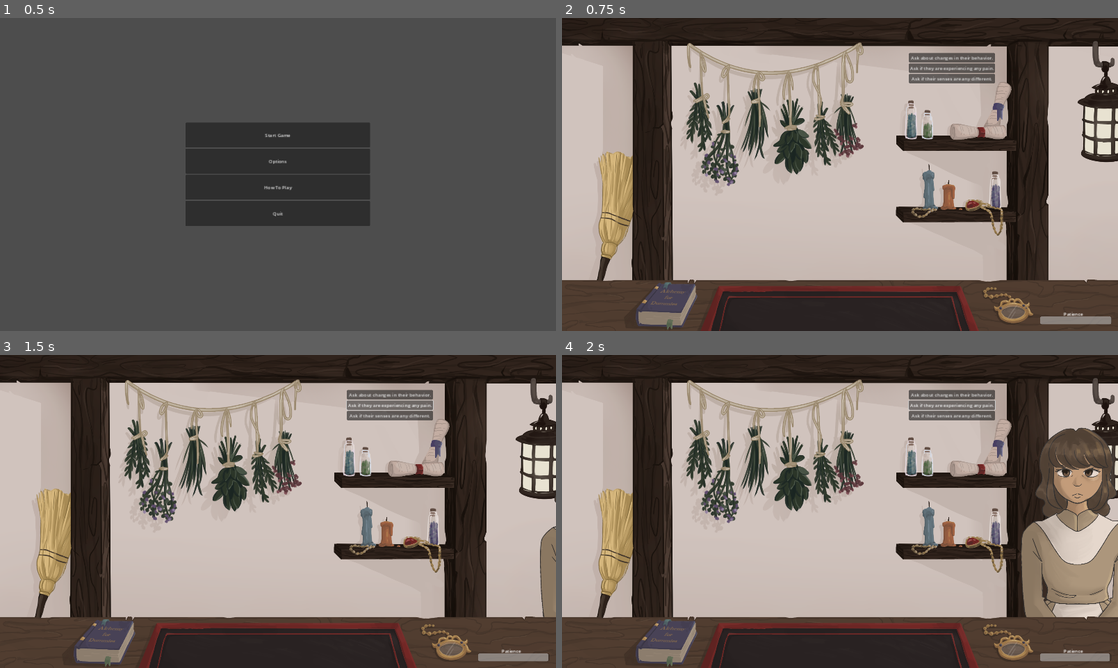
Above: before the commit, frames 1-4 (two rows, left to right).
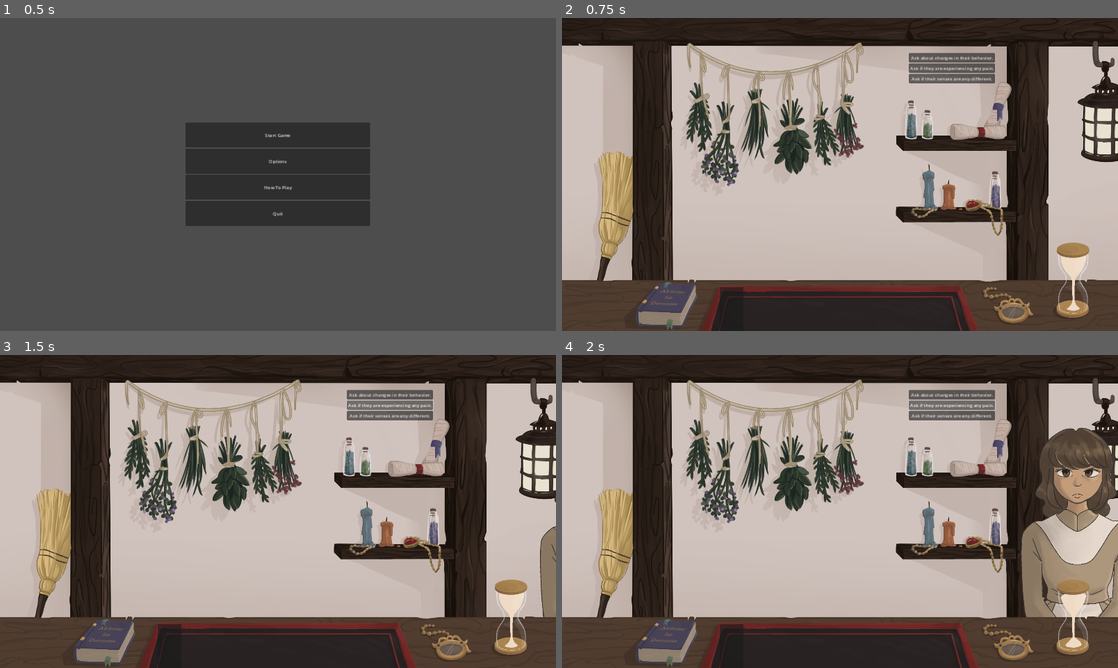
Above: after the commit, the same moments.

Repository: jkostello/Pirate-Software-Jam-15
Game: Godot game, scene res://UI/title_screen.tscn
The game is run twice, just before and just after one commit, with the same random seed, the same clock (stepped at 60 frames per second) and the same inputs. The engine's default icon, where the game draws it, is replaced by a stand-in: a white triangle on a blue panel in a dark square.
Inputs:
- Up to frame 1 (0.5 s): no input
- Up to frame 2 (0.75 s): click "Start Game" at 0.5 s
- Up to frame 3 (1.5 s): click "Ask if they are experiencing …" at 1.25 s
- Up to frame 4 (2 s): no input

Frame 1 is identical in both runs. In frame 2, 1.2% of the frame differs, in the area x 28-99%, y 71-100%; in frame 3, 1.2%; in frame 4, 1.2%.

Commit message:
replace timer with hourglass

Diff:
--- a/UI/main_screen.gd
+++ b/UI/main_screen.gd
@@ -13,12 +13,13 @@
 	day = 1
 	generate_customer()
 	Autoload.glass_visible.connect(glassvisible)
-	%VisibleTimer.max_value = %CustomerTimer.wait_time
+	#%VisibleTimer.max_value = %CustomerTimer.wait_time
 
 
 
 func _process(delta):
-	%VisibleTimer.value = %CustomerTimer.time_left
+	#%VisibleTimer.value = %CustomerTimer.time_left
+	%Hourglass.frame = 10 - int((%CustomerTimer.time_left + 0.99) / %CustomerTimer.wait_time * 100) / 10
 
 
 func glassvisible(truefalse):
--- a/UI/main_screen.tscn
+++ b/UI/main_screen.tscn
@@ -10,6 +10,17 @@
 [ext_resource type="PackedScene" uid="uid://dtcs2rs1ixl7a" path="res://UI/Menus/main_menu.tscn" id="5_xxfp2"]
 [ext_resource type="Texture2D" uid="uid://vm8u2t2gcpk" path="res://UI/IMG_0883.png" id="6_ehgyo"]
 [ext_resource type="PackedScene" uid="uid://cxkcysmocimog" path="res://Book/book.tscn" id="7_3ldgs"]
+[ext_resource type="Texture2D" uid="uid://c22qcnbjadjql" path="res://UI/hourglass/IMG_0930.png" id="8_y411e"]
+[ext_resource type="Texture2D" uid="uid://bxbmvk204x4ym" path="res://UI/hourglass/IMG_0931.png" id="9_jg8nh"]
+[ext_resource type="Texture2D" uid="uid://de753acq0vpbc" path="res://UI/hourglass/IMG_0932.png" id="10_8c11v"]
+[ext_resource type="Texture2D" uid="uid://bajsovjch560i" path="res://UI/hourglass/IMG_0933.png" id="11_as3fg"]
+[ext_resource type="Texture2D" uid="uid://briwcnradyhje" path="res://UI/hourglass/IMG_0934.png" id="12_vkosv"]
+[ext_resource type="Texture2D" uid="uid://c18ya6tr074yo" path="res://UI/hourglass/IMG_0935.png" id="13_cs0j0"]
+[ext_resource type="Texture2D" uid="uid://denduyvo5g02y" path="res://UI/hourglass/IMG_0936.png" id="14_eyx0f"]
+[ext_resource type="Texture2D" uid="uid://bdis34wnbh6rc" path="res://UI/hourglass/IMG_0937.png" id="15_40smt"]
+[ext_resource type="Texture2D" uid="uid://40jsbydfhhc4" path="res://UI/hourglass/IMG_0938.png" id="16_leee0"]
+[ext_resource type="Texture2D" uid="uid://b0dgougu21emr" path="res://UI/hourglass/IMG_0939.png" id="17_w8rnn"]
+[ext_resource type="Texture2D" uid="uid://dlsmgv1qsl3m8" path="res://UI/hourglass/IMG_0940.png" id="18_jigcv"]
 
 [sub_resource type="Animation" id="Animation_djsy7"]
 length = 0.001
@@ -315,6 +326,47 @@
 "ToShop": SubResource("Animation_i7ibf")
 }
 
+[sub_resource type="SpriteFrames" id="SpriteFrames_8h6pb"]
+animations = [{
+"frames": [{
+"duration": 1.0,
+"texture": ExtResource("8_y411e")
+}, {
+"duration": 1.0,
+"texture": ExtResource("9_jg8nh")
+}, {
+"duration": 1.0,
+"texture": ExtResource("10_8c11v")
+}, {
+"duration": 1.0,
+"texture": ExtResource("11_as3fg")
+}, {
+"duration": 1.0,
+"texture": ExtResource("12_vkosv")
+}, {
+"duration": 1.0,
+"texture": ExtResource("13_cs0j0")
+}, {
+"duration": 1.0,
+"texture": ExtResource("14_eyx0f")
+}, {
+"duration": 1.0,
+"texture": ExtResource("15_40smt")
+}, {
+"duration": 1.0,
+"texture": ExtResource("16_leee0")
+}, {
+"duration": 1.0,
+"texture": ExtResource("17_w8rnn")
+}, {
+"duration": 1.0,
+"texture": ExtResource("18_jigcv")
+}],
+"loop": false,
+"name": &"default",
+"speed": 5.0
+}]
+
 [sub_resource type="CanvasTexture" id="CanvasTexture_2vprn"]
 
 [node name="SceneManager" type="Node2D"]
@@ -332,6 +384,12 @@
 z_index = -2
 position = Vector2(960, 540)
 texture = ExtResource("2_8h5ua")
+
+[node name="Hourglass" type="AnimatedSprite2D" parent="Shop"]
+unique_name_in_owner = true
+z_index = 4
+sprite_frames = SubResource("SpriteFrames_8h6pb")
+centered = false
 
 [node name="Desk" type="Sprite2D" parent="Shop"]
 z_index = 3
@@ -405,9 +463,9 @@
 anchor_top = 1.0
 anchor_bottom = 1.0
 offset_left = 545.0
-offset_top = 928.0
+offset_top = -152.0
 offset_right = 626.0
-offset_bottom = 2008.0
+offset_bottom = 928.0
 grow_vertical = 0
 focus_mode = 0
 text = "Switch"
@@ -418,6 +476,7 @@
 
 [node name="VisibleTimer" type="ProgressBar" parent="CanvasLayer"]
 unique_name_in_owner = true
+visible = false
 offset_left = 1651.0
 offset_top = 1030.0
 offset_right = 1898.0
@@ -427,7 +486,7 @@
 
 [node name="CustomerTimer" type="Timer" parent="CanvasLayer/VisibleTimer"]
 unique_name_in_owner = true
-wait_time = 60.0
+wait_time = 10.0
 autostart = true
 
 [node name="Label" type="Label" parent="CanvasLayer/VisibleTimer"]
Binary file added: UI/hourglass/IMG_0930.png
Not shown, added: UI/hourglass/IMG_0930.png.import
Binary file added: UI/hourglass/IMG_0931.png
Not shown, added: UI/hourglass/IMG_0931.png.import
Binary file added: UI/hourglass/IMG_0932.png
Not shown, added: UI/hourglass/IMG_0932.png.import
Binary file added: UI/hourglass/IMG_0933.png
Not shown, added: UI/hourglass/IMG_0933.png.import
Binary file added: UI/hourglass/IMG_0934.png
Not shown, added: UI/hourglass/IMG_0934.png.import
Binary file added: UI/hourglass/IMG_0935.png
Not shown, added: UI/hourglass/IMG_0935.png.import
(and 11 more such lines)
